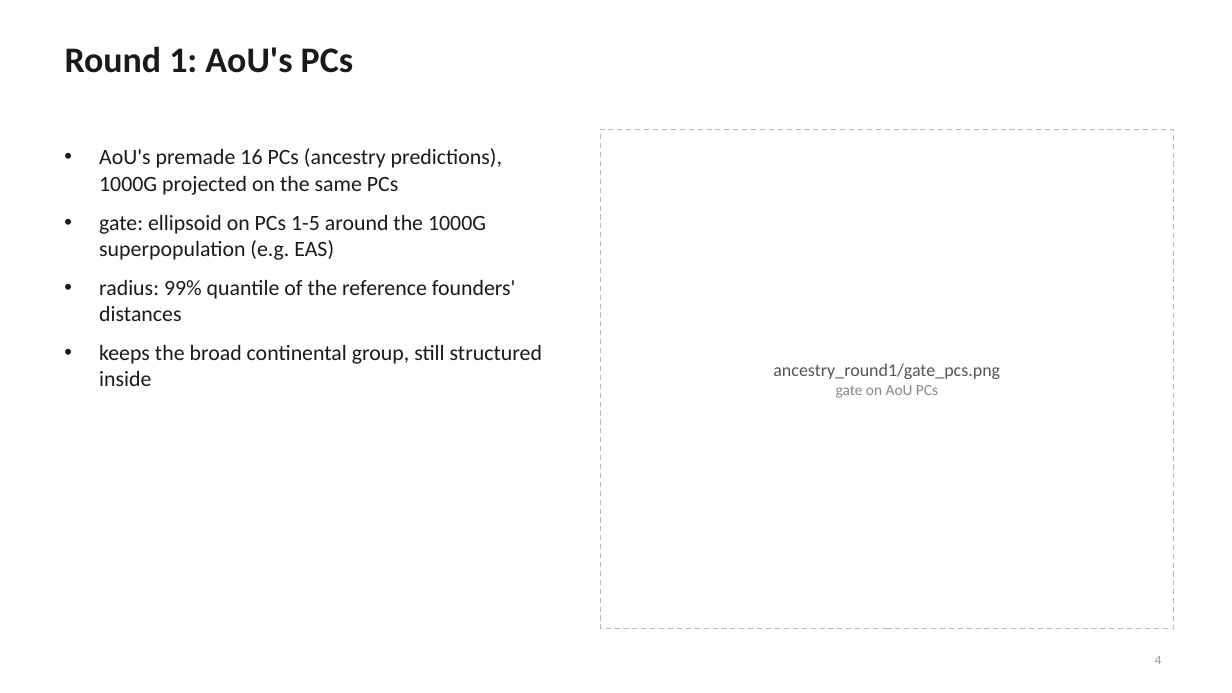
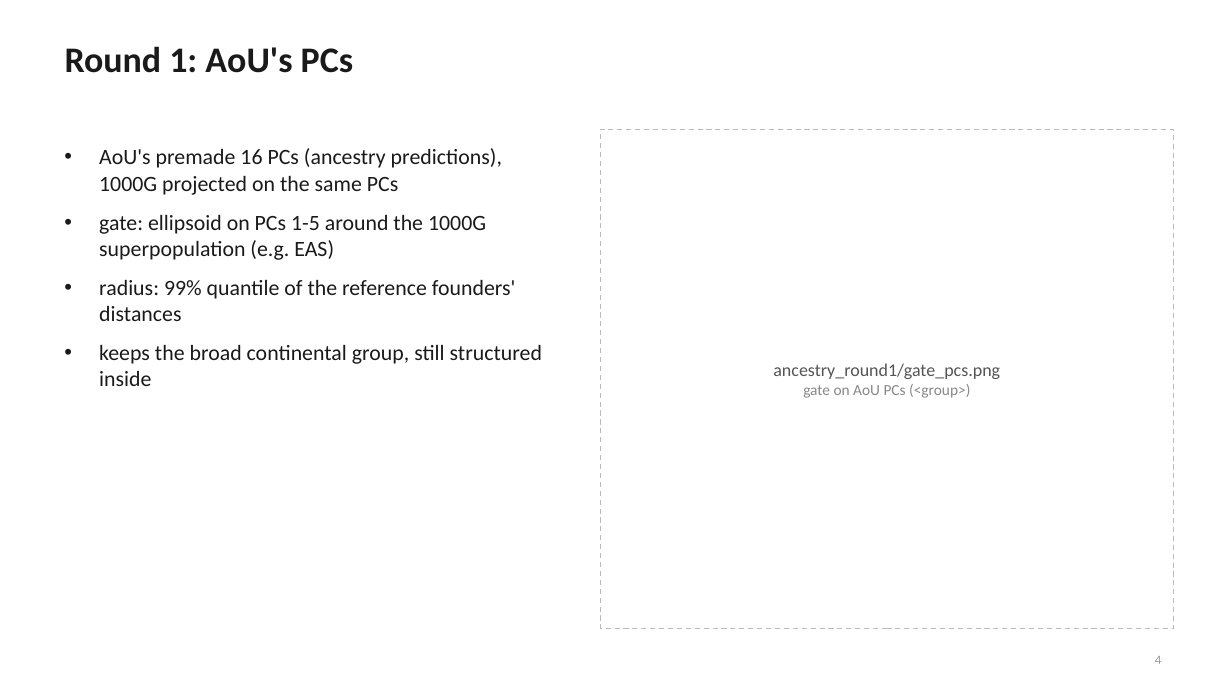
Before and after one commit to mkiravn/aou-covariance, a slide deck: slide 4 of slides/relatedness_scaffold.pptx. Drawn at 1232x693 pixels with LibreOffice and Linux fonts; fonts in the diff are those of the drawing. Boxes give left, top, right and bottom in pixels: in the first picture for what was removed or moved away, otherwise in the second. Text is boxed around its words. In the diff, an @@ line names an element or a change of style, - is before the commit and + after.

```diff
--- a/slides/relatedness_scaffold.pptx
+++ b/slides/relatedness_scaffold.pptx
@@ text at <box>803,384,970,398</box>: text changed @@
-gate on AoU PCs
+gate on AoU PCs (<group>)
```
Also in this commit, not shown: 9 other slides changed, 3 slides added, 2 other files.
